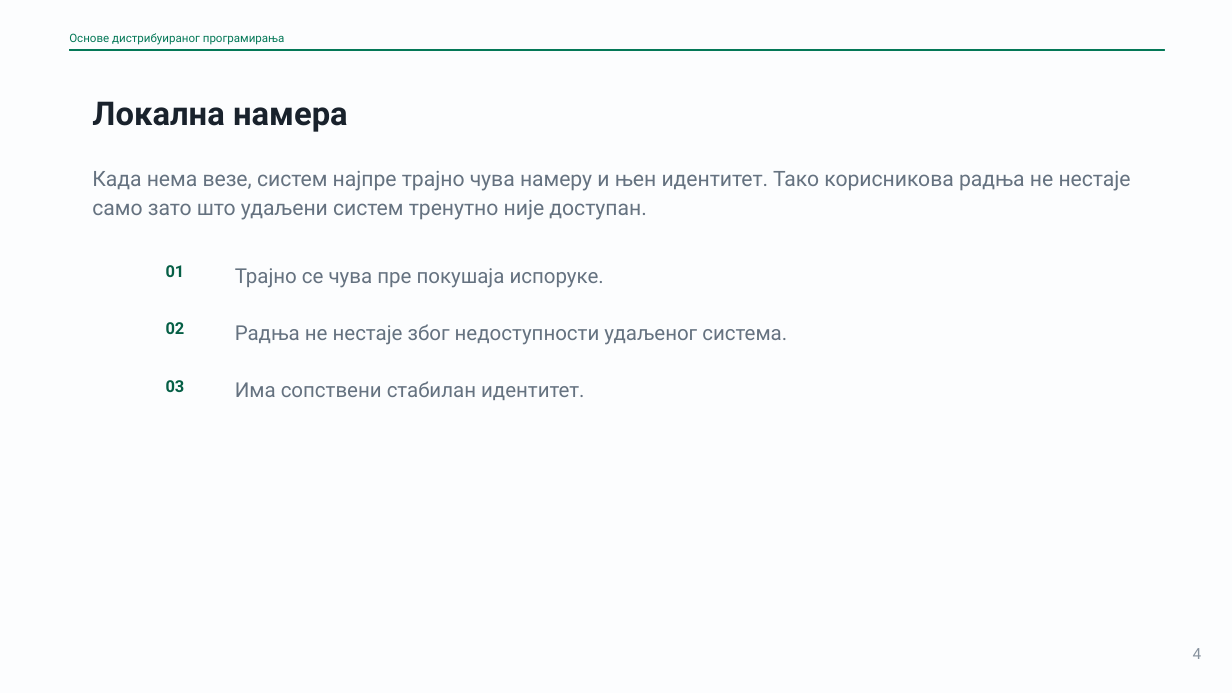
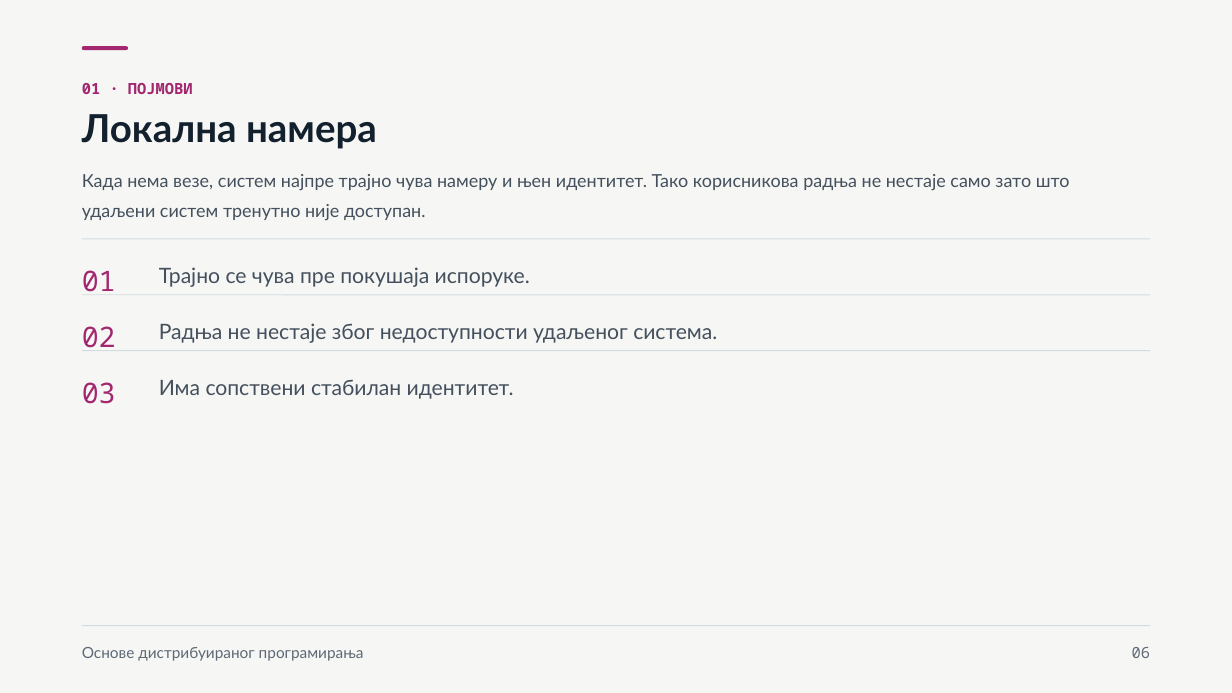
Before and after one commit to owlCoder/ftn-nastavni-materijali, a slide deck: slide 6 of 03 Osnove Distribuiranog Programiranja/02 Prezentacije/PPTX/07_Rad_bez_veze_i_pouzdana_isporuka.pptx (slide 4 before the commit). Drawn at 1232x693 pixels with LibreOffice and Linux fonts; fonts in the diff are those of the drawing. Boxes give left, top, right and bottom in pixels: in the first picture for what was removed or moved away, otherwise in the second. Text is boxed around its words. In the diff, an @@ line names an element or a change of style, - is before the commit and + after.

```diff
--- a/03 Osnove Distribuiranog Programiranja/02 Prezentacije/PPTX/07_Rad_bez_veze_i_pouzdana_isporuka.pptx
+++ b/03 Osnove Distribuiranog Programiranja/02 Prezentacije/PPTX/07_Rad_bez_veze_i_pouzdana_isporuka.pptx
@@ background #FCFDFE to #F6F7F5 @@
@@ rectangle removed at box(69, 50, 1165, 51) @@
@@ rounded rectangle added at box(82, 46, 128, 50), fill #A2276F @@
@@ text added at box(82, 83, 193, 94), 12 pt, text #A2276F, bold @@
+01 · ПОЈМОВИ
@@ text "Локална намера": place and size @@
-text "Локална намера" at box(92, 101, 348, 132)
+text "Локална намера" at box(82, 114, 377, 149)
@@ text "Локална намера" at box(82, 114, 377, 149): size 25.5 to 30 pt, font Roboto to Lato, text colour #19222C to #13202D; line spacing 1.02 to 1.1 @@
@@ text at box(82, 174, 1070, 221): text changed; size 16.5 to 14 pt; font Roboto to Lato; text colour #657280 to #44505D @@
-Када нема везе, систем најпре трајно чува намеру и њен идентитет. Тако корисникова радња не нестаје само зато што удаљени систем тренутно није доступан.
+Када нема везе, систем најпре трајно чува намеру и њен идентитет. Тако корисникова радња не нестаје само зато што
+удаљени систем тренутно није доступан.
@@ line added from (82, 239) to (1151, 239), #D3DAE1 0.75 pt @@
@@ text "01": place and size @@
-text "01" at box(166, 265, 185, 277)
+text "01" at box(82, 270, 116, 292)
@@ text "Трајно се чува пре покушаја ...": place and size @@
-text "Трајно се чува пре покушаја ..." at box(235, 268, 604, 288)
+text "Трајно се чува пре покушаја ..." at box(159, 267, 530, 287)
@@ line added from (82, 295) to (1151, 295), #D3DAE1 0.75 pt @@
@@ text "02": place and size @@
-text "02" at box(166, 322, 185, 334)
+text "02" at box(82, 326, 116, 348)
@@ text "Радња не нестаје због недоступности ...": place and size @@
-text "Радња не нестаје због недоступности ..." at box(235, 324, 787, 345)
+text "Радња не нестаје због недоступности ..." at box(159, 323, 717, 343)
@@ line added from (82, 350) to (1151, 350), #D3DAE1 0.75 pt @@
@@ size 12.8 to 22 pt, font Roboto to Noto Sans Mono, text colour #065F46 to #A2276F, bold off; line spacing 1.08 to 1.35 in 3 elements at box(82, 326, 116, 348), box(82, 270, 116, 292), box(82, 382, 116, 404) @@
@@ text "03": place and size @@
-text "03" at box(166, 380, 185, 392)
+text "03" at box(82, 382, 116, 404)
@@ size 16 to 16.5 pt, font Roboto to Lato, text colour #657280 to #44505D; line spacing 1.12 to 1.36 in 3 elements at box(159, 323, 717, 343), box(159, 267, 530, 287), box(159, 380, 514, 399) @@
@@ text "Има сопствени стабилан идентитет.": place and size @@
-text "Има сопствени стабилан идентитет." at box(235, 381, 585, 400)
+text "Има сопствени стабилан идентитет." at box(159, 380, 514, 399)
@@ line added from (82, 626) to (1151, 626), #D3DAE1 0.75 pt @@
@@ text "Основе дистрибуираног програмирања": place and size @@
-text "Основе дистрибуираног програмирања" at box(69, 33, 285, 45)
+text "Основе дистрибуираног програмирања" at box(82, 647, 364, 661)
@@ text "Основе дистрибуираног програмирања" at box(82, 647, 364, 661): size 9 to 12 pt, font Roboto to Lato, text colour #047857 to #5E6975; line spacing 1.08 to 1.35 @@
@@ text added at box(1132, 647, 1150, 658), 12 pt, text #5E6975 @@
+06
@@ text removed at box(1193, 648, 1202, 659) @@
-4
```
Also in this commit, not shown: 19 other slides changed, 10 slides added, 7 other files.
